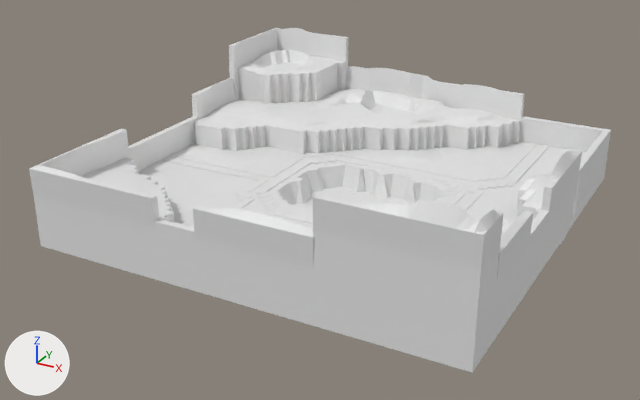
The Blender file Assets/MODELS/MAP3.blend, before and after one commit.
One viewpoint serves both versions: a 50 mm lens placed at (106.2, -208.9, 101.5), pointed at (-4.1, -8.2, 1.2). Arrows for +X, +Y and +Z are at lower left; the lights stay in place. The same objects are shown in both versions, whatever each file hides.

In view in the first picture: 'BASE', 'BASE.001', 'BASE.002'.
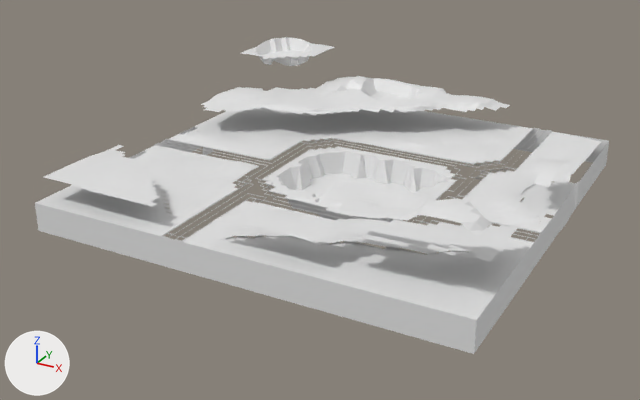
What differs and where, as boxes [x1, y1, x2, y2] in the pictures (640 x 400 px; the box of a moved part takes in the faces that stretch with it):
'BASE', reshaped, moved: before [37, 116, 611, 372]; after [35, 127, 609, 354]
'BASE.002', reshaped, moved (17% shorter): before [29, 129, 582, 339]; after [36, 145, 577, 320]
'BASE.001', reshaped, moved (18% shorter): before [192, 28, 524, 154]; after [194, 37, 521, 140]
part 1 of me_cube, moved or reshaped: before [128, 117, 477, 263]; after [155, 128, 551, 243]
part 2 of me_cube, deleted: before [519, 116, 611, 266]
part 3 of me_cube, added: after [203, 147, 213, 155]
part 4 of me_cube_001, deleted: before [192, 28, 524, 154]
part 5 of me_cube_002, deleted: before [29, 129, 582, 339]

What the commit changed:
me_cube is used by ob_base; location (0.0, 0.0, 0.0); scale (60.0, 60.0, 4.0).
me_cube had 7641 vertices, 7513 faces and spanned x -1.0..1.0, y -1.0..1.0, z -1.1..3.0.
me_cube now has 3972 vertices, 3169 faces and spans x -1.0..1.0, y -1.0..1.0, z -1.09..1.41.
me_cube part 1: 59 vertices removed from x -1.0..0.54, y -1.0..0.28, z 1.0..3.0; 64 vertices added at x -1.0..1.0, y -1.0..1.0, z 1.02..1.08.
me_cube part 2: 86 vertices removed from x 0.54..1.0, y -0.41..1.0, z 3.0.
me_cube part 3: 6 vertices added at x -0.96..-0.89, y 0.09..0.18, z 0.46..0.47.
me_cube_001 is used by ob_base_001; location (0.0, 0.0, 0.0); scale (60.0, 60.0, 4.0).
me_cube_001 had 2062 vertices, 2060 faces and spanned x -1.01..0.54, y 0.08..1.02, z 1.0..7.9.
me_cube_001 now has 1722 vertices, 1524 faces and spans x -1.0..0.54, y 0.08..1.0, z 1.0..6.07.
me_cube_001 part 4: 340 vertices removed from x -1.01..0.54, y 0.08..1.02, z 2.81..7.9.
me_cube_002 is used by ob_base_002; location (0.0, 0.0, 0.0); scale (60.0, 60.0, 4.0).
me_cube_002 had 1812 vertices, 1806 faces and spanned x -1.0..1.0, y -1.01..0.34, z 1.0..7.88.
me_cube_002 now has 1309 vertices, 1068 faces and spans x -1.0..1.0, y -1.0..0.34, z 1.0..6.07.
me_cube_002 part 5: 503 vertices removed from x -1.0..1.0, y -1.01..0.34, z 1.0..7.88.
Object 'BASE' (ob_base) moves from (0.0, 0.0, 0.0) to (0.0, 0.0, 4.5).
Object 'BASE.001' (ob_base_001) moves from (0.0, 0.0, 0.0) to (0.0, 0.0, 4.5).
Object 'BASE.002' (ob_base_002) moves from (0.0, 0.0, 0.0) to (0.0, 0.0, 4.5).
